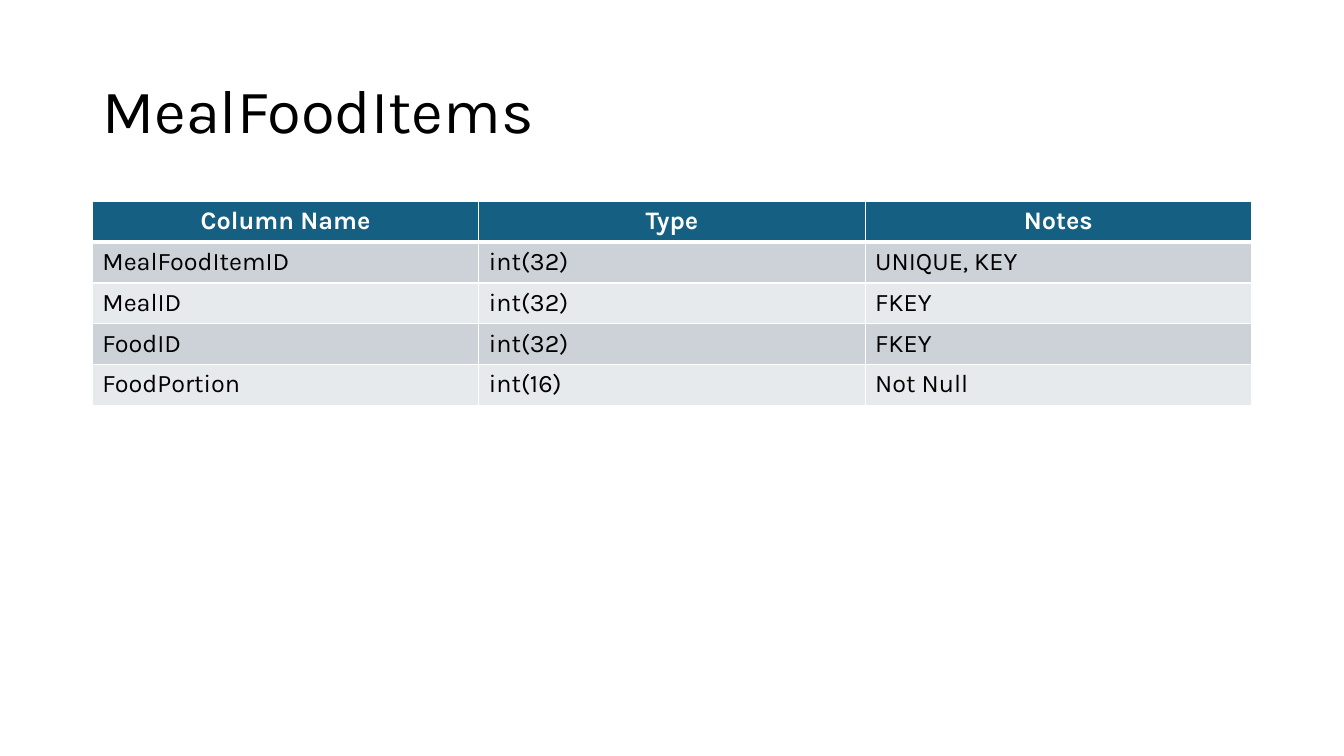
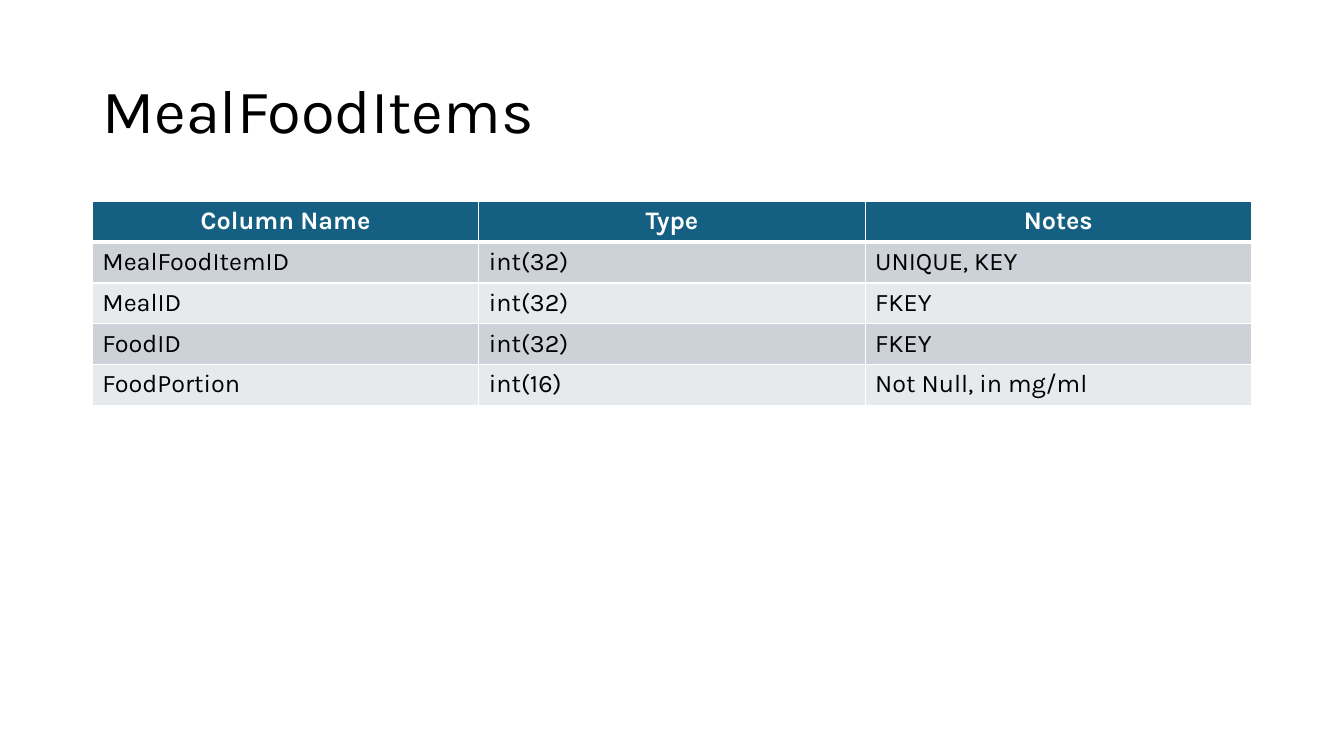
Before and after one commit to ShAntwan/Relive, a slide deck: slide 11 of ProjectDocumentaion/TableDesigns.pptx. Drawn at 1344x756 pixels with LibreOffice and Linux fonts; fonts in the diff are those of the drawing. Boxes give left, top, right and bottom in pixels: in the first picture for what was removed or moved away, otherwise in the second. Text is boxed around its words. In the diff, an @@ line names an element or a change of style, - is before the commit and + after.

```diff
--- a/ProjectDocumentaion/TableDesigns.pptx
+++ b/ProjectDocumentaion/TableDesigns.pptx
@@ table at [93,202,1251,406] @@
-row 5, column 3: Not Null
+row 5, column 3: Not Null, in mg/ml
```
Also in this commit, not shown: 3 other slides changed, 3 other files.
